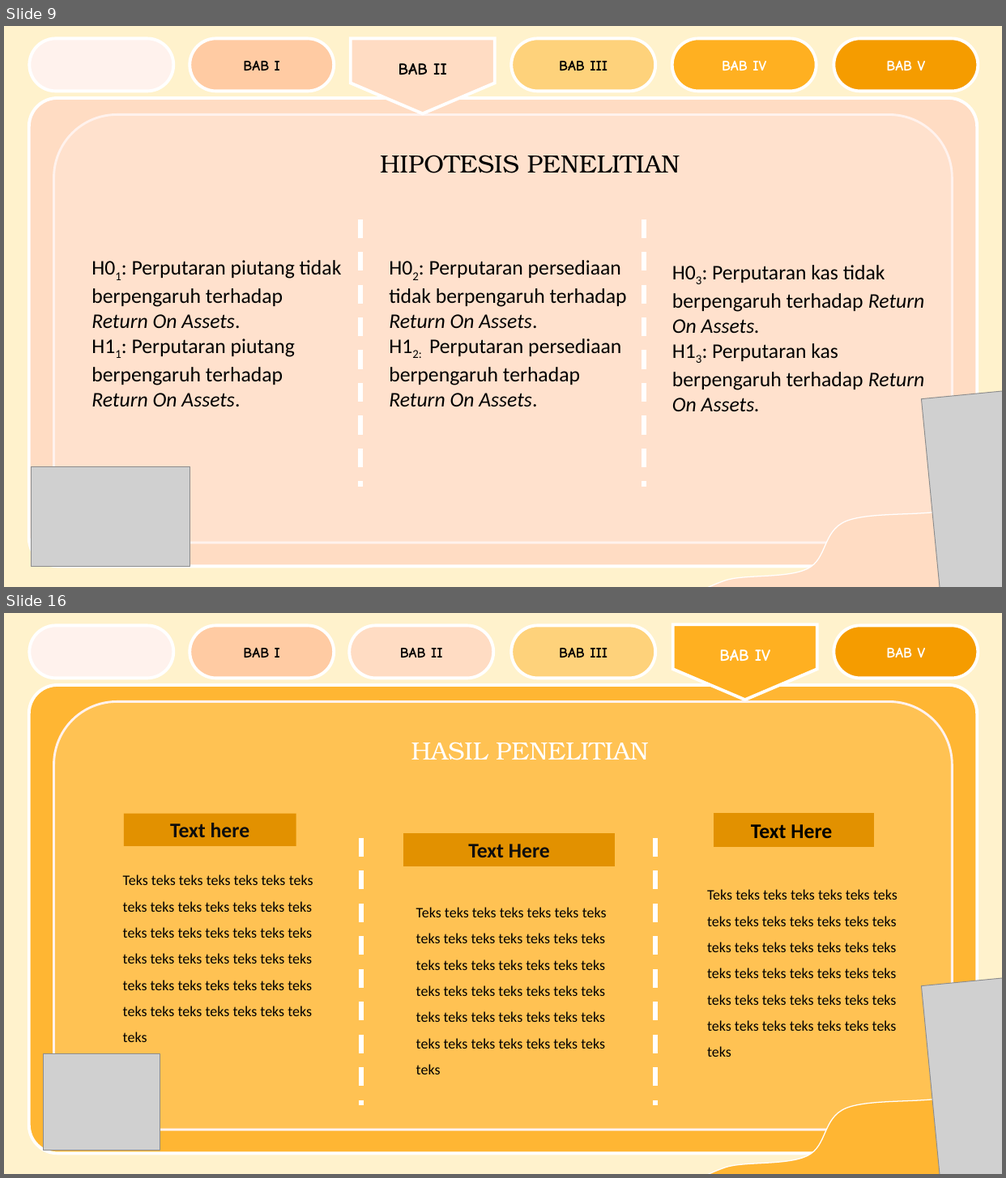
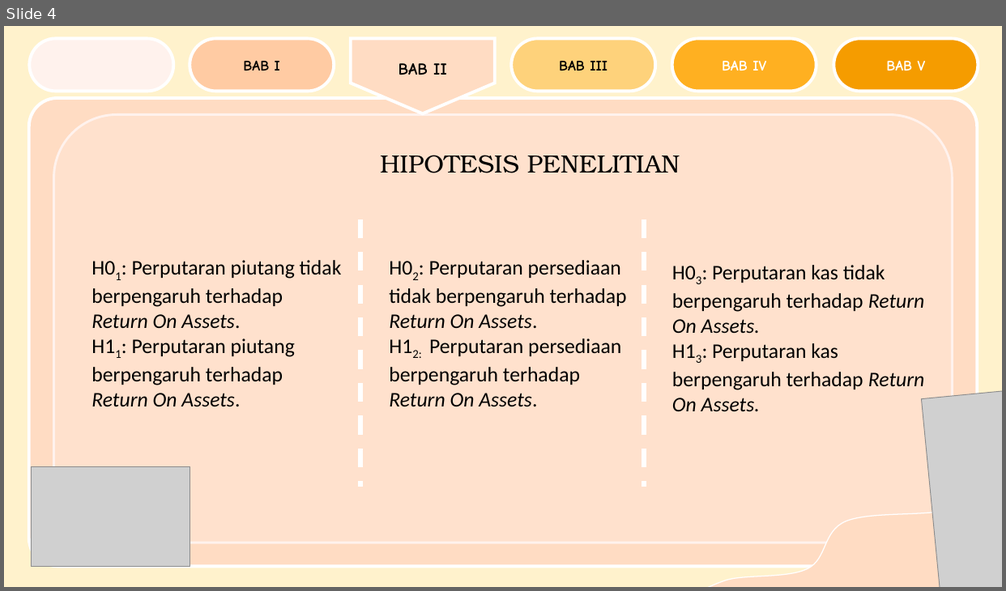
Before and after one commit to milanafsah31/skripsi, a slide deck: PPT SKRIPSI MILANAFSAH DZAHIRA.pptx. Shown one above the other, each under a label of ours: slides 9 and 16 before the commit, slide 4 after it; the slides between them are not shown. The pictures are 1006x1178 and 1006x591 pixels, drawn with LibreOffice and Linux fonts; fonts in the diff are those of the drawing; grey boxes stand for pictures; background and template pictures are left out. Boxes give left, top, right and bottom in pixels: in the first picture for what was removed or moved away, otherwise in the second. Text is boxed around its words. In the diff, an @@ line names an element or a change of style, - is before the commit and + after.

```diff
--- a/PPT SKRIPSI MILANAFSAH DZAHIRA.pptx
+++ b/PPT SKRIPSI MILANAFSAH DZAHIRA.pptx
@@ slide 16 removed at (4,613,1002,1174), background #FFF2CC @@
@@ rounded rectangle removed at (29,626,174,678) @@
@@ rounded rectangle removed at (189,626,334,678) @@
-BAB I
@@ rounded rectangle removed at (349,626,493,678) @@
-BAB II
@@ rounded rectangle removed at (512,626,656,678) @@
-BAB III
@@ pentagon arrow removed at (673,624,817,700) @@
-BAB IV
@@ rounded rectangle removed at (834,626,978,678) @@
-BAB V
@@ rounded rectangle removed at (28,685,978,1153) @@
@@ rounded rectangle removed at (54,702,953,1131) @@
@@ text removed at (411,742,649,760) @@
-HASIL PENELITIAN
@@ rectangle removed at (124,814,296,846) @@
-Text here
@@ rectangle removed at (714,814,874,846) @@
-Text Here
@@ line removed from (361, 838) to (361, 1105) @@
@@ rectangle removed at (404,834,615,867) @@
-Text Here
@@ line removed from (655, 838) to (655, 1105) @@
@@ text removed at (123,875,313,1042) @@
-Teks teks teks teks teks teks teks teks teks teks teks teks teks teks teks teks teks teks teks teks teks teks teks teks teks teks teks teks teks teks teks teks teks teks teks teks teks teks teks teks teks teks teks
@@ text removed at (707,889,897,1057) @@
-Teks teks teks teks teks teks teks teks teks teks teks teks teks teks teks teks teks teks teks teks teks teks teks teks teks teks teks teks teks teks teks teks teks teks teks teks teks teks teks teks teks teks teks
@@ text removed at (416,907,607,1075) @@
-Teks teks teks teks teks teks teks teks teks teks teks teks teks teks teks teks teks teks teks teks teks teks teks teks teks teks teks teks teks teks teks teks teks teks teks teks teks teks teks teks teks teks teks
@@ picture removed at (922,977,1002,1174) @@
@@ picture removed at (44,1054,160,1151) @@
@@ freeform shape removed at (691,1053,1002,1174) @@
@@ what was slide 9 is now slide 4 @@
```
Also in this commit, not shown: 8 slides changed, 14 slides added, 10 other slides removed, 1 other file.
